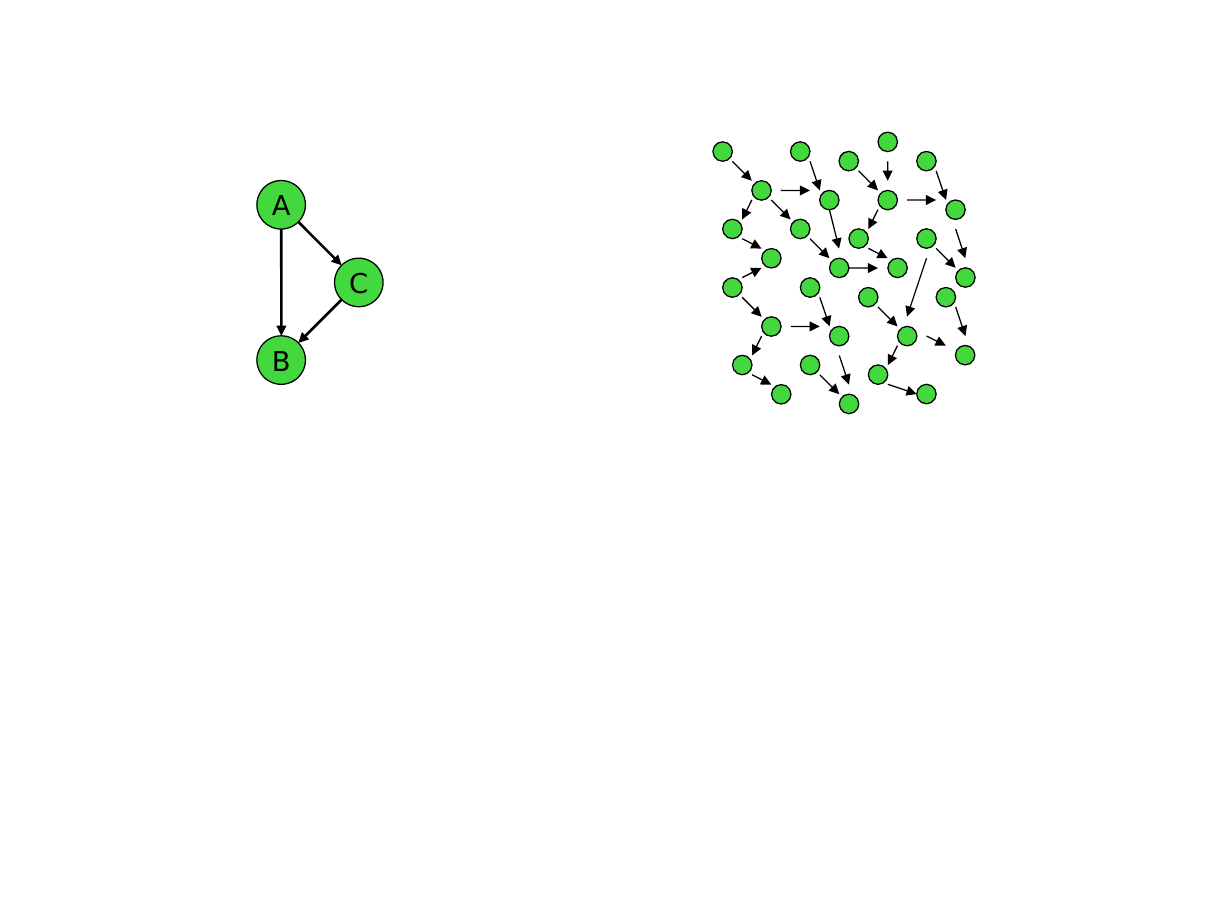
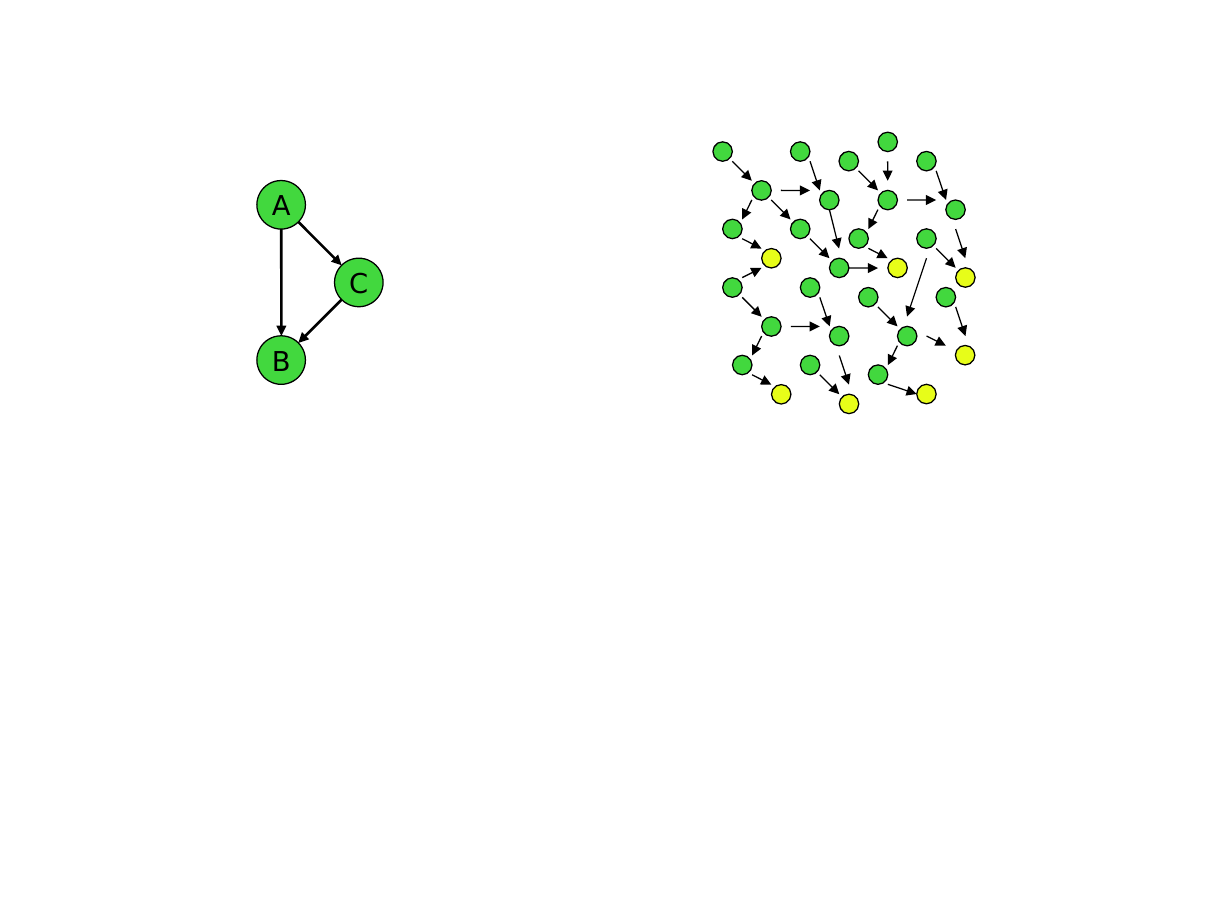
Before and after one commit to joehni/PicoContainer1-CVS, a slide deck: slide 2 of site/presentations/Illustrations.ppt. Drawn at 1232x924 pixels with LibreOffice and Linux fonts; fonts in the diff are those of the drawing. Boxes give left, top, right and bottom in pixels: in the first picture for what was removed or moved away, otherwise in the second. Text is boxed around its words. In the diff, an @@ line names an element or a change of style, - is before the commit and + after.

```diff
--- a/site/presentations/Illustrations.ppt
+++ b/site/presentations/Illustrations.ppt
@@ fill #42D83E to #E7FD19 in 7 elements at <box>761,249,781,269</box>, <box>771,384,791,404</box>, <box>839,394,859,414</box>, <box>888,259,908,278</box>, <box>956,267,976,287</box>, <box>917,384,936,404</box>, <box>956,345,976,365</box> @@
```
Also in this commit, not shown: 2 slides added, 10 other files.
